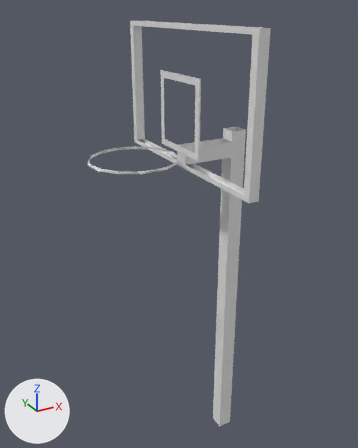
Renders of the Blender file Game 2/Assets/Blender Imports/BasketballNetJoined.blend from each side of a commit.
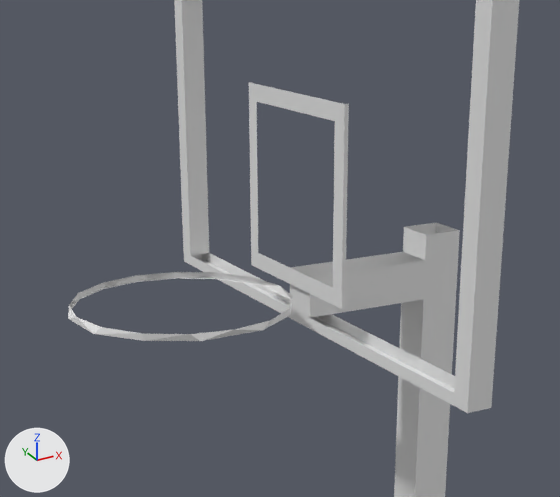
Old and new are each drawn whole from a 50 mm lens placed at (-6.19, -8.82, 10.49), pointed at (-1.2, 0.25, 5.96) and again close up on the part from 17% to 80% of the width and 8% to 53% of the height. The lights are fixed; the arrows at lower left show +X, +Y and +Z. The older version's two pictures come first.

Names of what the first close-up shows: 'BasketballNet'.
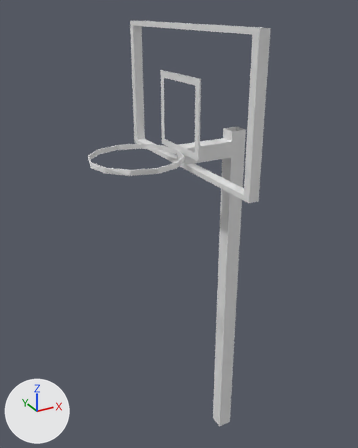
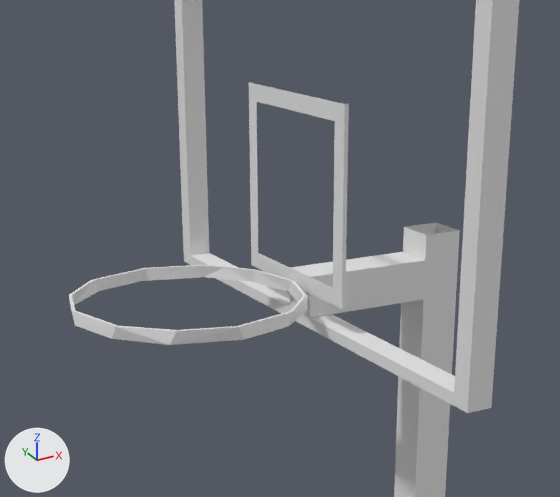
Commit message: Updated Basketball Net

Where the newer file only moved an object's origin or applied its transform, the numbers keep the older frame.

Location of each change, [x1, y1, x2, y2] in pixels of the close-ups (560 x 497 px):
'BasketballNet', reshaped: before [68, 0, 519, 497]; after [69, 0, 519, 497]
part 1 of me_cylinder_001, rebuilt (6% wider, 16% taller): before [68, 272, 293, 341]; after [69, 265, 308, 345]
part 2 of me_cylinder_001, added: after [190, 252, 455, 392]

The change in detail:
me_cylinder_001 is used by ob_basketballnet; location (-2.36, 0.0, 7.7); rotation (0.0, 0.0, 0.912), in degrees (0, 0, 52); scale (0.919, 0.919, 0.0788).
Verts and faces of me_cylinder_001; kept vertices keep their numbers, new ones are numbered from 99.
Before the commit, vertices of me_cylinder_001: 37 (-1.3, -2.4, -2.6) at pixel (454, 392), 39 (2.6, 0.5, -2.6) at pixel (190, 255), 41 (-1.1, -2.6, -2.6), 43 (2.7, 0.4, -2.6) at pixel (209, 252), 68 (1.3, -2.0, 1.8) at pixel (425, 260).
Before the commit, vertices of me_cylinder_001: 69 (1.6, -1.8, 1.8) at pixel (402, 251), 72 (1.4, -1.9, 1.8) at pixel (413, 255), 73 (0.6, -0.9, 1.8) at pixel (299, 272), 74 (0.5, -1.1, 1.8) at pixel (310, 277), 77 (0.8, -0.8, 1.8) at pixel (289, 267).
me_cylinder_001 had 99 vertices, 74 faces and spanned x -1.4..2.9, y -2.7..1.0, z -100.7..31.6.
me_cylinder_001 now has 112 vertices, 104 faces and spans x -1.4..2.9, y -2.7..1.0, z -100.7..31.6.
me_cylinder_001 part 1: the loose piece of 37 vertices spanning x -1.0..1.0, y -1.0..1.0, z -0.4..0.4 is rebuilt with 50 vertices and now spans x -1.0..1.1, y -1.1..1.0, z -0.5..0.8.
Part 2, on me_cylinder_001:
New faces: (37, 41, 43, 39), (68, 72, 73, 74), (69, 77, 73, 72).
